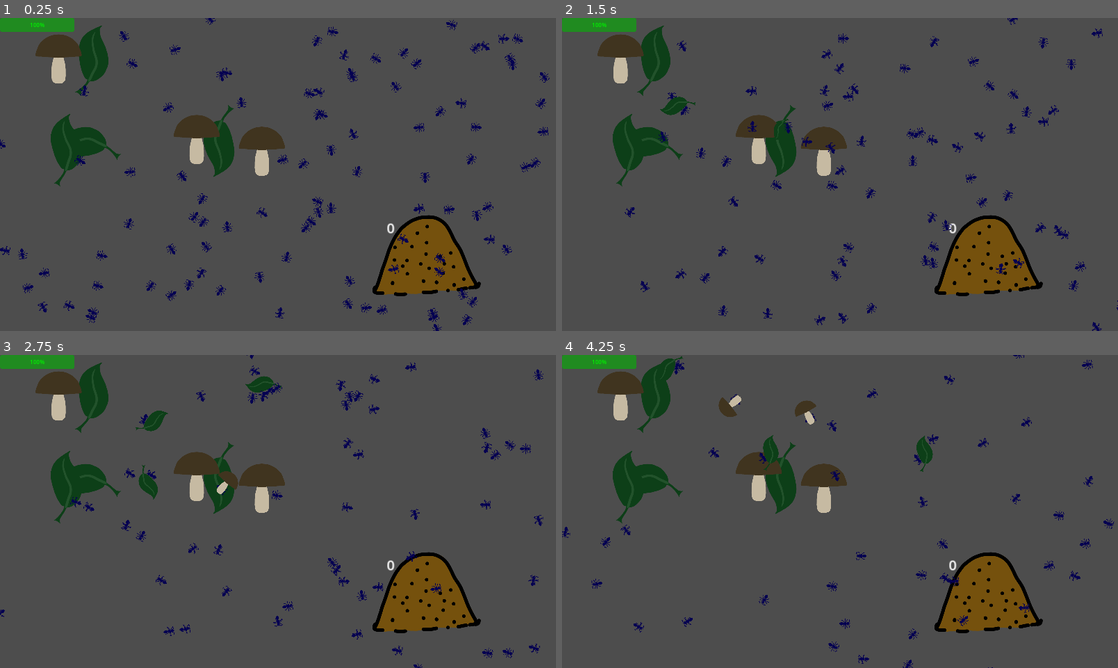
Above: before the commit, frames 1-4 (two rows, left to right).
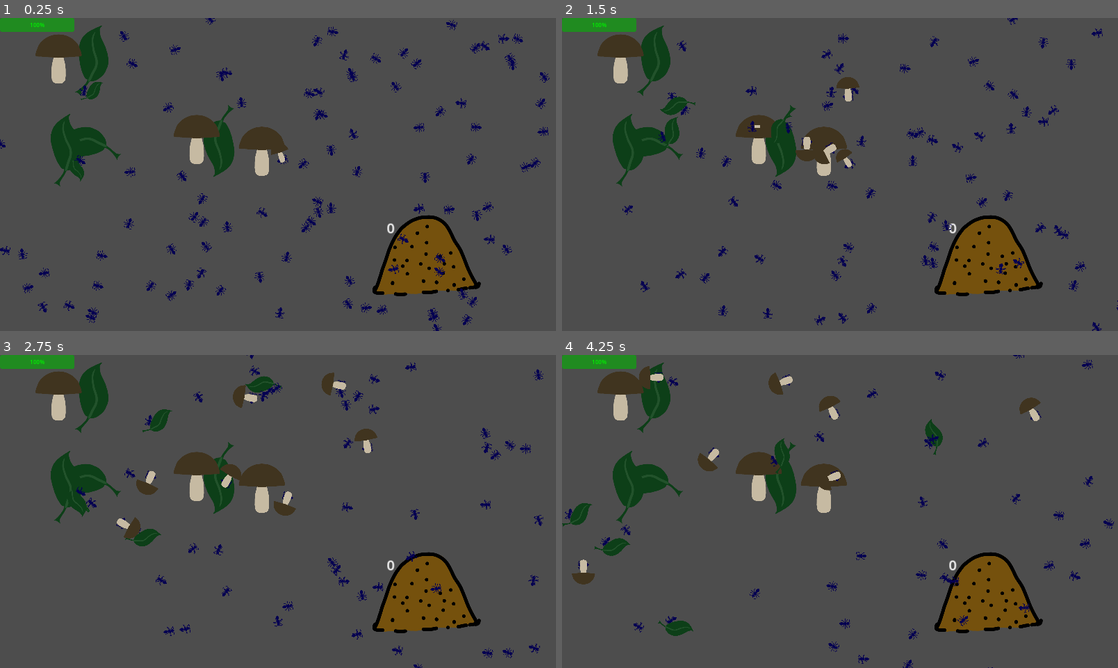
Above: after the commit, the same moments.

Repository: allemansratten/AntColonyTycoonDeluxe
Game: Godot game, scene res://game.tscn
The game is run twice, just before and just after one commit, with the same random seed, the same clock (stepped at 60 frames per second) and the same inputs.
Inputs (mouse positions are in pixels of both pictures, inside the frame that each line leads up to):
- Up to frame 1 (0.25 s): no input
- Up to frame 2 (1.5 s): move the mouse to (962, 158) at 0.52 s; click (962, 158) at 0.67 s; move the mouse to (728, 190) at 1.27 s; click (728, 190) at 1.42 s
- Up to frame 3 (2.75 s): move the mouse to (333, 442) at 2.02 s; click (333, 442) at 2.17 s
- Up to frame 4 (4.25 s): move the mouse to (812, 574) at 2.77 s; click (812, 574) at 2.92 s; move the mouse to (1006, 558) at 3.52 s; click (1006, 558) at 3.67 s

The runs differ from the first frame. In frame 1, 0.3% of the frame differs, in the area x 12-52%, y 20-53%; in frame 2, 0.9%; in frame 3, 2.0%; in frame 4, 3.1%, in the area x 0-87%, y 0-90%.

Commit message:
Make collider for leaves bigger

Diff:
--- a/scene_item.tscn
+++ b/scene_item.tscn
@@ -1,14 +1,17 @@
-[gd_scene load_steps=3 format=3 uid="uid://cnpsmueb1xcrr"]
+[gd_scene load_steps=4 format=3 uid="uid://cnpsmueb1xcrr"]
 
 [ext_resource type="Script" path="res://scene_item.gd" id="1_psmy6"]
+[ext_resource type="Texture2D" uid="uid://4ixq6cfl5c64" path="res://resources/sprites/leaf.png" id="2_46ogs"]
 
 [sub_resource type="CircleShape2D" id="CircleShape2D_reoor"]
-radius = 20.0
+radius = 74.4312
 
 [node name="SceneItem" type="Node2D"]
 script = ExtResource("1_psmy6")
 
 [node name="Sprite2D" type="Sprite2D" parent="."]
+scale = Vector2(0.5, 0.5)
+texture = ExtResource("2_46ogs")
 
 [node name="Area2D" type="Area2D" parent="."]
 collision_layer = 2
